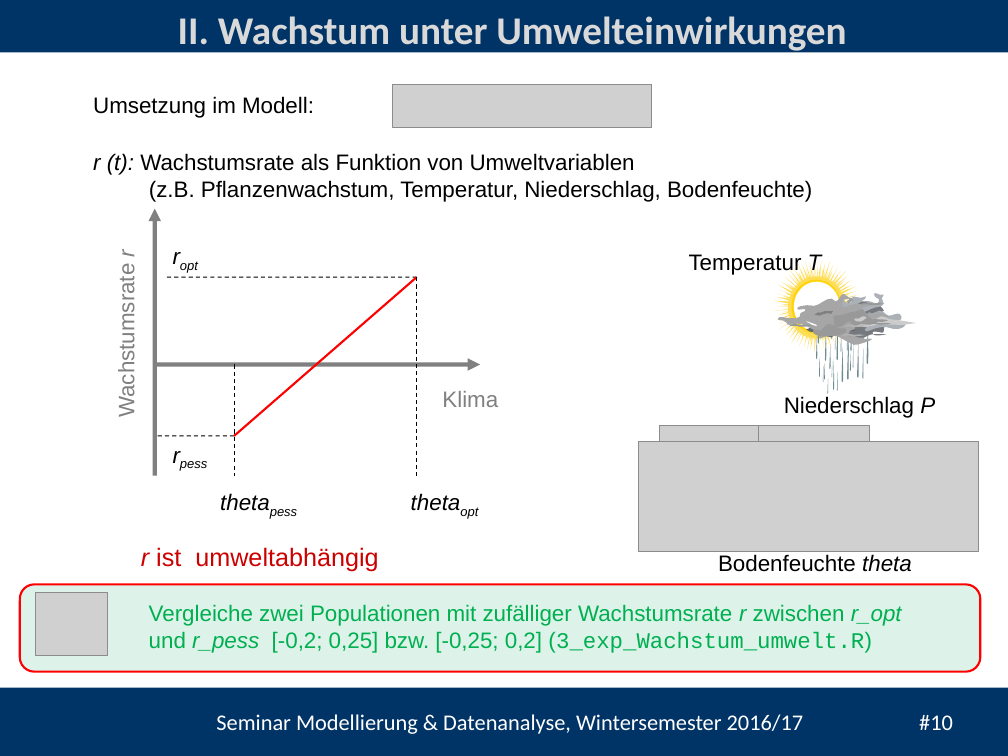
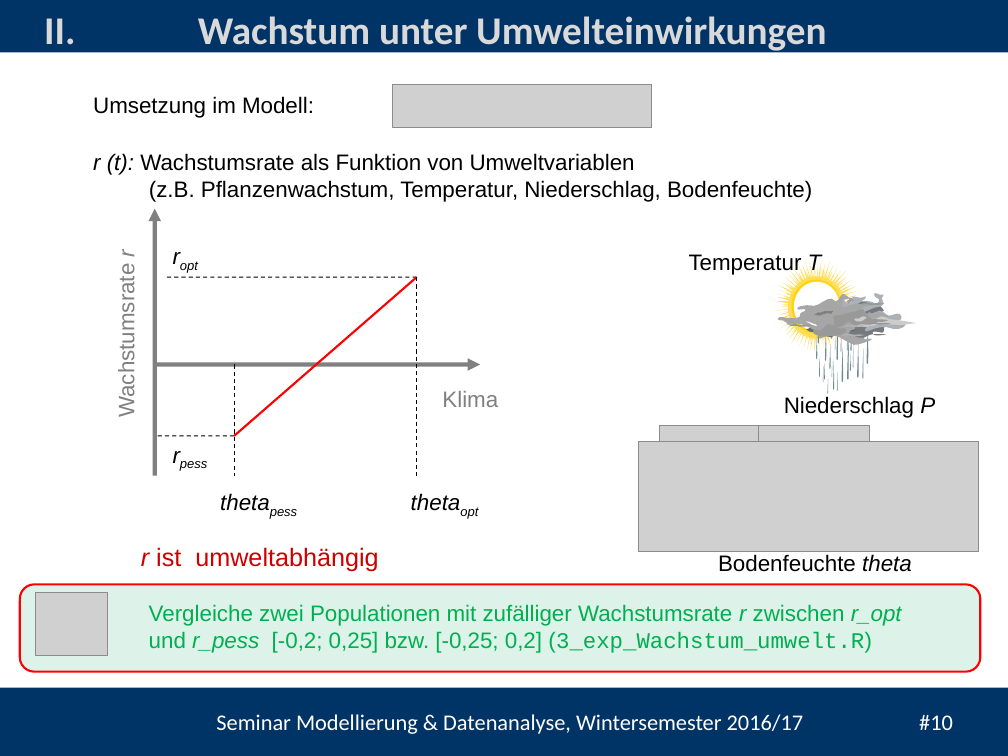
Before and after one commit to heistermann/Einf_Modellierung, a slide deck: slide 10 of Termin_2/Termin_2_Populationsmodelle.pptx. Drawn at 1008x756 pixels with LibreOffice and Linux fonts; fonts in the diff are those of the drawing; grey boxes stand for pictures; background and template pictures are left out. Boxes give left, top, right and bottom in pixels: in the first picture for what was removed or moved away, otherwise in the second. Text is boxed around its words. In the diff, an @@ line names an element or a change of style, - is before the commit and + after.

```diff
--- a/Termin_2/Termin_2_Populationsmodelle.pptx
+++ b/Termin_2/Termin_2_Populationsmodelle.pptx
@@ text added at bbox=[44, 18, 75, 54], 28 pt, text #D9D9D9, bold @@
+II.
@@ title at bbox=[198, 16, 826, 54]: text changed @@
-II. Wachstum unter Umwelteinwirkungen
+Wachstum unter Umwelteinwirkungen
```
Also in this commit, not shown: 12 other slides changed, 1 slide added, 5 other files.
